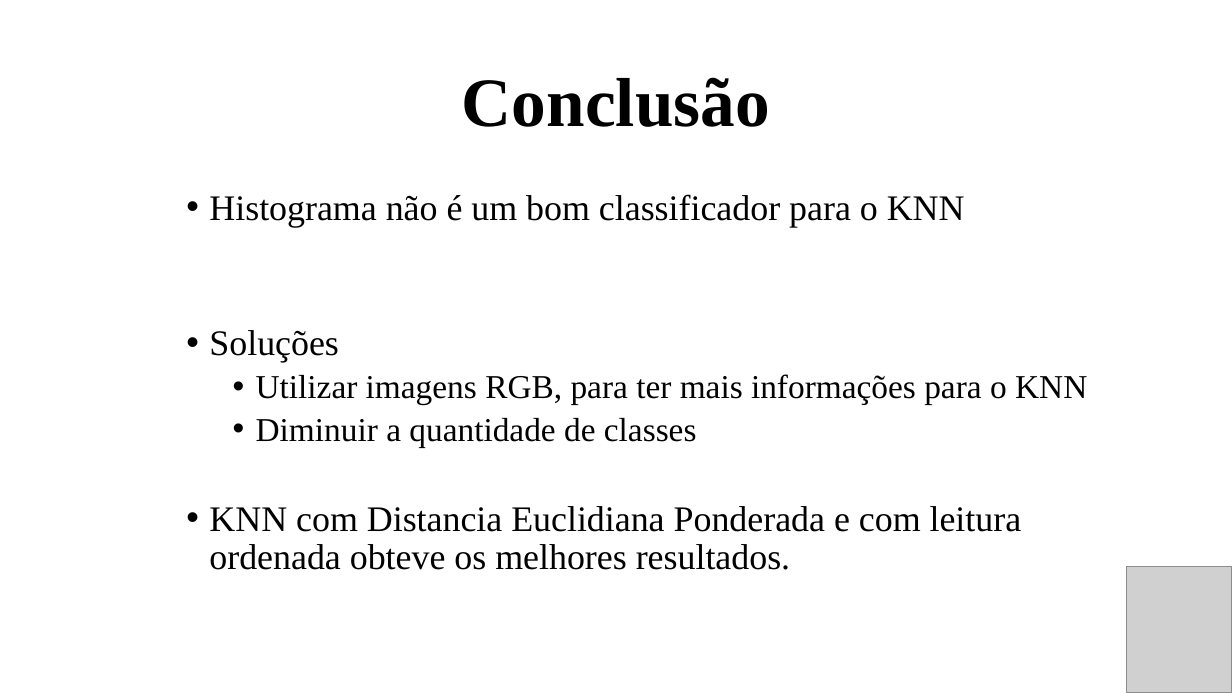
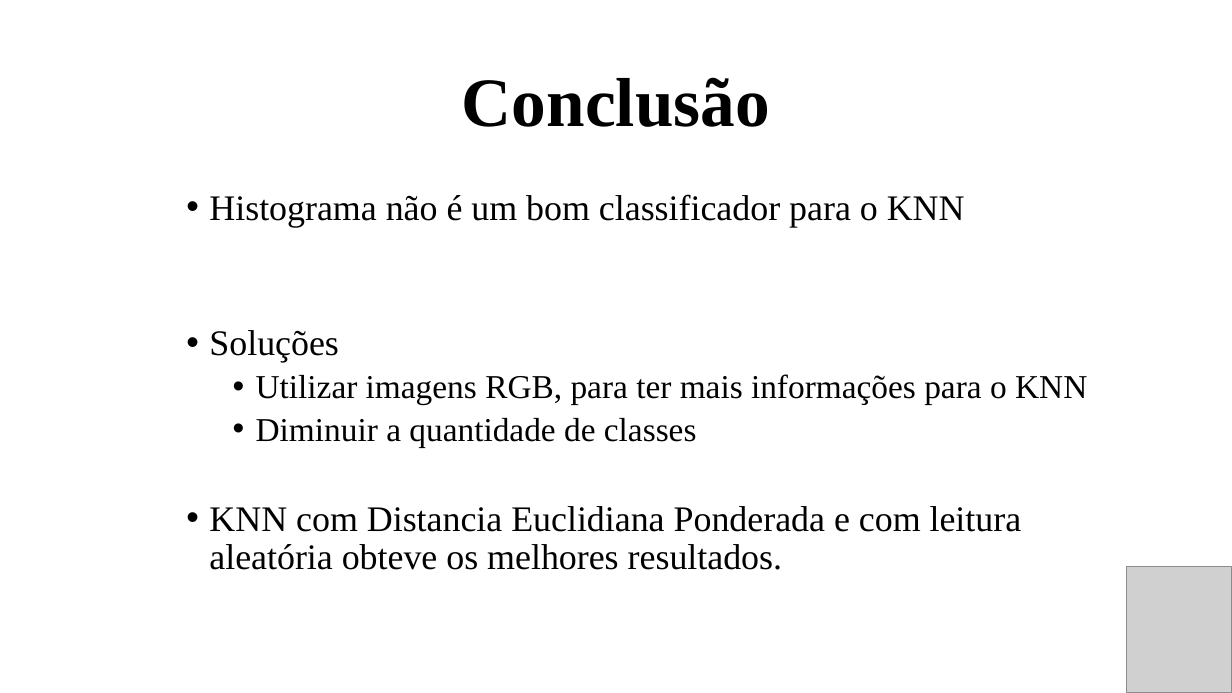
Before and after one commit to RannieryDias/Projeto_IA, a slide deck: slide 8 of apresentacao/Projeto Apresentação.pptx. Drawn at 1232x693 pixels with LibreOffice and Linux fonts; fonts in the diff are those of the drawing; grey boxes stand for pictures. Boxes give left, top, right and bottom in pixels: in the first picture for what was removed or moved away, otherwise in the second. Text is boxed around its words. In the diff, an @@ line names an element or a change of style, - is before the commit and + after.

```diff
--- a/apresentacao/Projeto Apresentação.pptx
+++ b/apresentacao/Projeto Apresentação.pptx
@@ text at bbox=[209, 506, 1022, 570]: text changed @@
-    • KNN com Distancia Euclidiana Ponderada e com leitura ordenada obteve os melhores resultados.
+    • KNN com Distancia Euclidiana Ponderada e com leitura aleatória obteve os melhores resultados.
```
Also in this commit, not shown: 2 other files.
